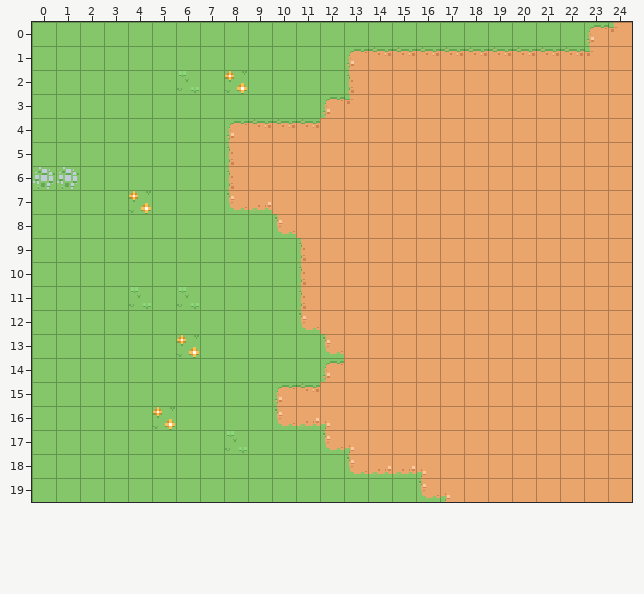
Tiled map -- assets/people1.tmx. The first picture shows the starting point.
Cells are 16x16 px. Shown: x 0..24, y 0..19.
The same view after the edit:
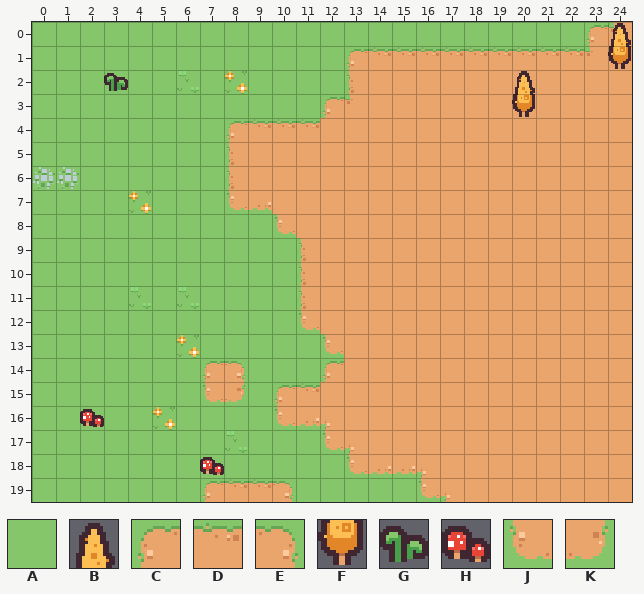
Key: from "tilemap_packed": A 0, B 3, C 12, D 13, E 14, F 15, G 17, H 29, J 36, K 38.
_ is an empty cell.
Tiles of an added or newly shown layer are drawn over the layers below it.
Changes in this commit:
{"where": "layer \"Tile Layer 1\""}
{"y":14,"x":7,"old":"AA","new":"CE"}
{"y":15,"x":7,"old":"AA","new":"JK"}
{"y":19,"x":7,"old":"AAAA","new":"CDDE"}
{"where": "layer \"Tile Layer 2\" (added)"}
{"y":0,"x":24,"old":"_","new":"B"}
{"y":1,"x":24,"old":"_","new":"F"}
{"y":2,"x":3,"old":"_","new":"G"}
{"y":2,"x":20,"old":"_","new":"B"}
{"y":3,"x":20,"old":"_","new":"F"}
{"y":16,"x":2,"old":"_","new":"H"}
{"y":18,"x":7,"old":"_","new":"H"}
